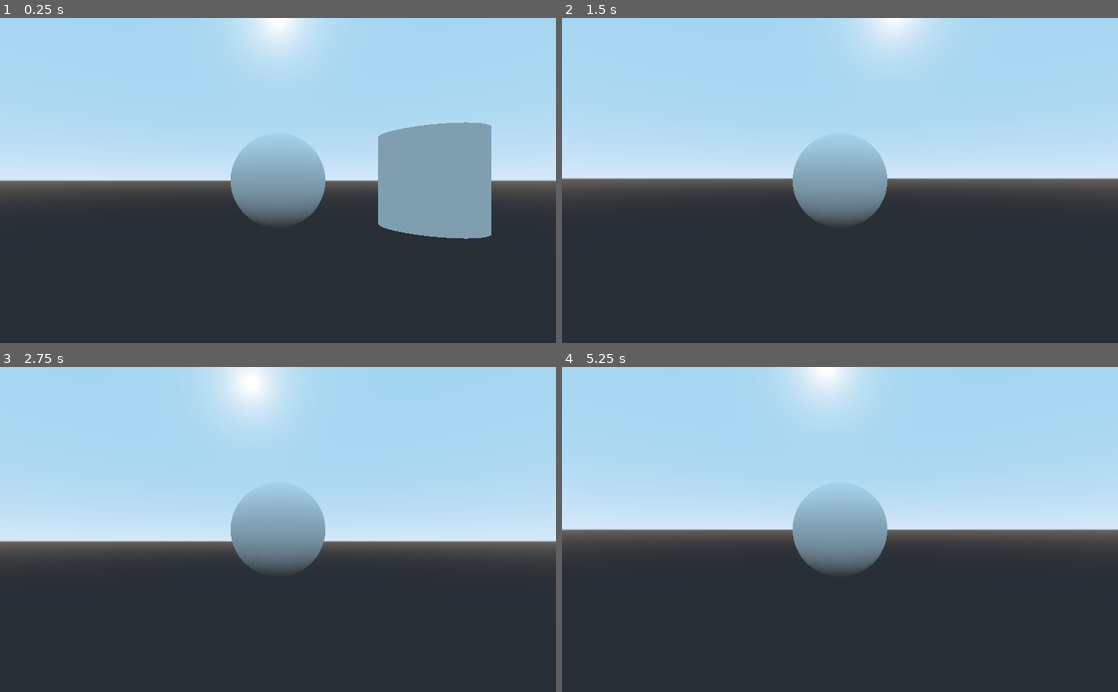
Above: before the commit, frames 1-4 (two rows, left to right).
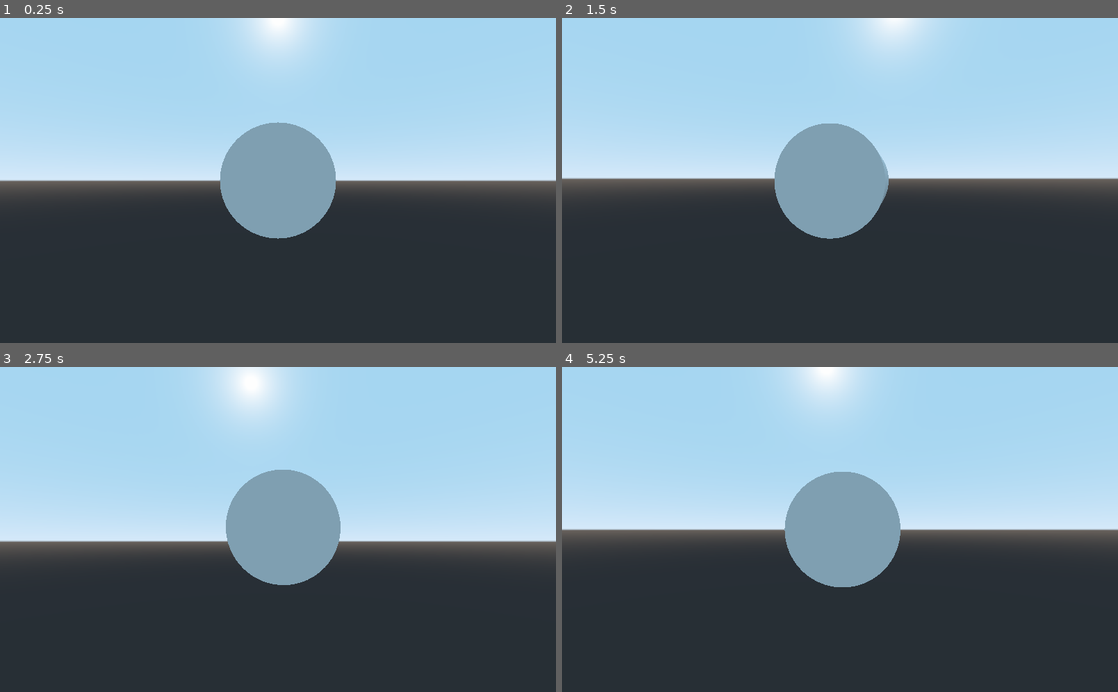
Above: after the commit, the same moments.

Repository: PDHTEC/HelpBender
Game: Godot game, scene res://Spatial.tscn
The game is run twice, just before and just after one commit, with the same random seed, the same clock (stepped at 60 frames per second) and the same inputs.
Inputs (mouse positions are in pixels of both pictures, inside the frame that each line leads up to):
- Up to frame 1 (0.25 s): no input
- Up to frame 2 (1.5 s): tap Enter (ui_accept) at 0.5, 0.6, 0.77, 1.07, 1.25, 1.35 s; move the mouse to (867, 180) at 0.52 s; hold W (forward) from 0.53 s (still down); move the mouse to (812, 180) at 1.27 s
- Up to frame 3 (2.75 s): keep holding W (forward); tap Enter (ui_accept) at 1.52, 1.82, 2, 2.1 s; move the mouse to (289, 523) at 2.02 s
- Up to frame 4 (5.25 s): keep holding W (forward); tap Enter (ui_accept) at 2.75, 2.85, 3.02, 3.32, 3.5, 3.6, 3.77, 4.07, 4.25, 4.35, 4.52, 4.82, 5.1 s; move the mouse to (834, 536) at 2.77 s; move the mouse to (878, 532) at 3.52 s; move the mouse to (795, 526) at 4.27 s; move the mouse to (845, 529) at 5.02 s

The runs differ from the first frame. In frame 1, 11% of the frame differs, in the area x 39-89%, y 32-68%; in frame 2, 3.8%; in frame 3, 3.9%; in frame 4, 3.9%.

Commit message:
Basic attack functionality
The player can now attack other creatures and gains some food from it.

Diff:
--- a/HelpBender/Creature.gd
+++ b/HelpBender/Creature.gd
@@ -1,26 +1,52 @@
 extends KinematicBody
 
 export var max_health : float = 20
+export var max_food : float = 20
 export var food_value : float = 2
 export var movement_speed : float = 2
 export var max_speed : float = 20
+export var attack_power : float = 5
 
 var food : float
 var health : float
 var infected : bool
+var dead : bool
 
 var velocity : Vector3
+
+var gravity_vector : Vector3 = ProjectSettings.get_setting("physics/3d/default_gravity_vector")
+var gravity_magnitude : int = ProjectSettings.get_setting("physics/3d/default_gravity")
+
+func _ready():
+	health = max_health
+
+func attack(attacker, damage):
+	change_health(-damage)
+	if dead:
+		attacker.change_food(food_value)
+		queue_free()
+
+func change_food(amount):
+	set_food(food+amount)
+
+func set_food(amount):
+	food = amount
+	if food<0:
+		food = 0
+		die()
+	elif food > max_food:
+		food = max_food
 
 func change_health(amount):
 	set_health(health+amount)
 
 func set_health(amount):
 	health = amount
-	if health<0:
+	if health <= 0:
 		health = 0
 		die()
 	elif health > max_health:
 		health = max_health
 
 func die():
-	pass
+	dead = true
--- a/HelpBender/FollowingCamera.gd
+++ b/HelpBender/FollowingCamera.gd
@@ -9,7 +9,6 @@
 var left : Vector3
 var up : Vector3
 
-# Called when the node enters the scene tree for the first time.
 func _ready():
 	player = $".."
 	$Camera.translation.z = distance
@@ -27,7 +26,7 @@
 			rotation_degrees.x = -max_look
 		var cam = $Camera
 		forward = cam.global_translation.direction_to(player.global_translation)
-		cam.translation.x += 1
+		cam.translation.x += 0.01
 		var tmp = cam.global_translation
-		cam.translation.x -= 1
-		left = cam.global_translation-tmp
+		cam.translation.x -= 0.01
+		left = (cam.global_translation-tmp).normalized()
--- a/HelpBender/Player.gd
+++ b/HelpBender/Player.gd
@@ -1,13 +1,21 @@
 extends "res://Creature.gd"
 
-# Called when the node enters the scene tree for the first time.
-func _ready():
-	pass # Replace with function body.
+func attempt_attack():
+	var collider = $RayCast.get_collider()
+	if collider!=null:
+		if collider.has_method("attack"):
+			collider.attack(self, attack_power)
 
-func _process(_delta):
+func _process(delta):
 	movement()
+	if Input.is_action_just_pressed("ui_accept"):
+		attempt_attack()
 
 func movement():
+	#adds gravity. Uncertain of whether this should be a thing.
+	#if !is_on_floor():
+	#	velocity += gravity_vector*gravity_magnitude*0.002
+
 	if Input.is_action_pressed("forward"):
 		velocity += $Camera.forward*movement_speed
 	if Input.is_action_pressed("back"):
@@ -18,4 +26,4 @@
 		velocity += $Camera.left*-movement_speed
 	velocity *= 0.9
 	velocity = velocity.limit_length(max_speed)
-	velocity = move_and_slide(velocity,Vector3.ZERO)
+	velocity = move_and_slide(velocity,-gravity_vector)
--- a/HelpBender/Spatial.tscn
+++ b/HelpBender/Spatial.tscn
@@ -1,13 +1,20 @@
-[gd_scene load_steps=6 format=2]
+[gd_scene load_steps=10 format=2]
 
 [ext_resource path="res://FollowingCamera.gd" type="Script" id=1]
 [ext_resource path="res://Player.gd" type="Script" id=2]
+[ext_resource path="res://Creature.gd" type="Script" id=3]
 
-[sub_resource type="SphereMesh" id=1]
+[sub_resource type="CylinderShape" id=6]
 
-[sub_resource type="SphereShape" id=3]
+[sub_resource type="CylinderMesh" id=5]
+
+[sub_resource type="SphereShape" id=7]
+
+[sub_resource type="SphereMesh" id=8]
 
 [sub_resource type="CylinderMesh" id=2]
+
+[sub_resource type="CylinderShape" id=4]
 
 [node name="Spatial" type="Spatial"]
 
@@ -21,12 +28,33 @@
 transform = Transform( 1, 0, 0, 0, 1, 0, 0, 0, 1, 0, 0, 4 )
 current = true
 
-[node name="MeshInstance" type="MeshInstance" parent="Player"]
-mesh = SubResource( 1 )
+[node name="RayCast" type="RayCast" parent="Player"]
+transform = Transform( 1, 0, 0, 0, -4.37114e-08, -1, 0, 1, -4.37114e-08, 0, 0, 0 )
+enabled = true
+cast_to = Vector3( 0, -3, 0 )
 
-[node name="CollisionShape" type="CollisionShape" parent="Player"]
-shape = SubResource( 3 )
+[node name="Body" type="CollisionShape" parent="Player"]
+transform = Transform( 1, 0, 0, 0, -4.37114e-08, -1, 0, 1, -4.37114e-08, 0, 0, 0 )
+shape = SubResource( 6 )
 
-[node name="MeshInstance" type="MeshInstance" parent="."]
-transform = Transform( 1, 0, 0, 0, 1, 0, 0, 0, 1, 3.23973, 0, 0 )
+[node name="Mesh" type="MeshInstance" parent="Player/Body"]
+mesh = SubResource( 5 )
+skeleton = NodePath("../..")
+
+[node name="Head" type="CollisionShape" parent="Player"]
+transform = Transform( 1, 0, 0, 0, 1, 0, 0, 0, 1, 0, 0, -1 )
+shape = SubResource( 7 )
+
+[node name="MeshInstance" type="MeshInstance" parent="Player/Head"]
+mesh = SubResource( 8 )
+
+[node name="KinematicBody" type="KinematicBody" parent="."]
+transform = Transform( 1, 0, 0, 0, 1, 0, 0, 0, 1, 0, 0, 8.04015 )
+script = ExtResource( 3 )
+
+[node name="MeshInstance" type="MeshInstance" parent="KinematicBody"]
 mesh = SubResource( 2 )
+skeleton = NodePath("../..")
+
+[node name="CollisionShape" type="CollisionShape" parent="KinematicBody"]
+shape = SubResource( 4 )
